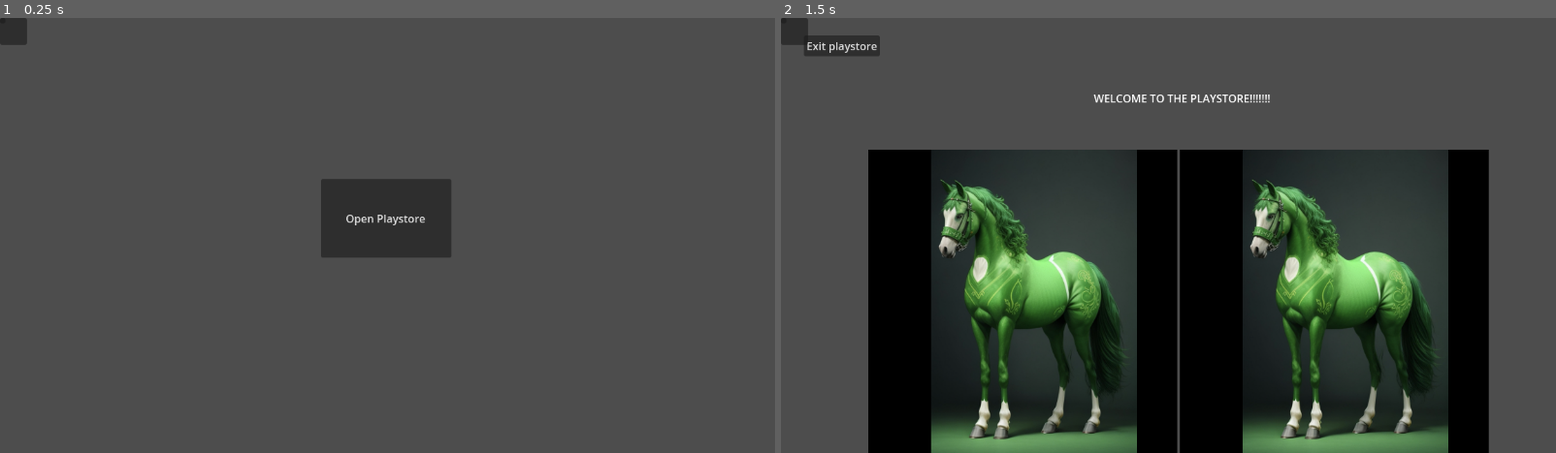
Above: before the commit, frames 1-2 (left to right).
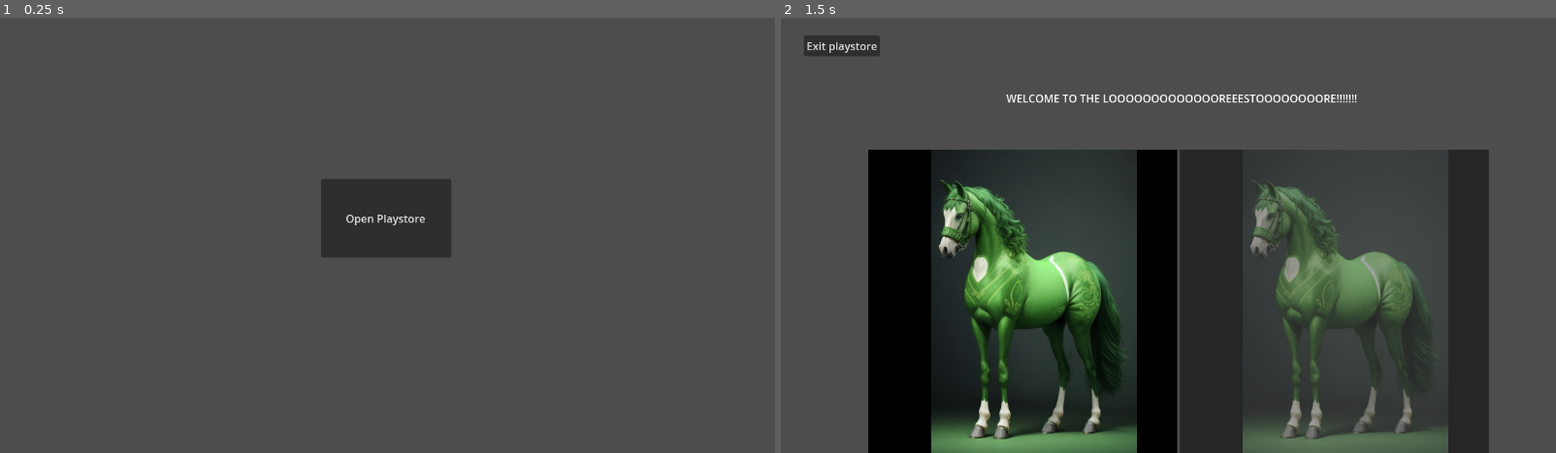
Above: after the commit, the same moments.

Repository: PavelPShalamanov/O-RYZ380X-playstore
Game: Godot game, scene res://Scenes/control.tscn
Same seed, same stepped clock (60 frames per second), same inputs: the game is played once before the commit and once after it.
Inputs (mouse positions are in pixels of both pictures, inside the frame that each line leads up to):
- Up to frame 1 (0.25 s): no input
- Up to frame 2 (1.5 s): click (781, 22) at 0.52 s; click "Open Playstore" at 1.25 s

The runs differ from the first frame. In frame 1, 0.2% of the frame differs, in the area x 0-4%, y 0-7%; in frame 2, 18%, in the area x 0-92%, y 0-100%.

Commit message:
some changes
tried to make game details when you press a button in a playstore. needs fixing(doesn't work at all :/ )

Diff:
--- a/playstore-code/Scenes/control.tscn
+++ b/playstore-code/Scenes/control.tscn
@@ -31,7 +31,7 @@
 offset_top = 73.0
 offset_right = 915.0
 offset_bottom = 167.0
-text = "WELCOME TO THE PLAYSTORE!!!!!!!"
+text = "WELCOME TO THE LOOOOOOOOOOOOOREEESTOOOOOOOORE!!!!!!!"
 horizontal_alignment = 1
 vertical_alignment = 1
 
@@ -52,38 +52,46 @@
 offset_right = 170.0
 offset_bottom = 236.0
 
-[node name="Panel" type="Panel" parent="."]
+[node name="Game_details" type="Panel" parent="."]
+visible = false
 layout_mode = 0
 offset_right = 40.0
 offset_bottom = 40.0
 script = ExtResource("2_sf5tu")
 
-[node name="Game_icon" type="Sprite2D" parent="Panel"]
+[node name="Game_icon" type="Sprite2D" parent="Game_details"]
 
-[node name="Download" type="Button" parent="Panel"]
+[node name="Back" type="Button" parent="Game_details"]
 layout_mode = 0
 offset_right = 8.0
 offset_bottom = 8.0
 
-[node name="Title" type="Label" parent="Panel"]
+[node name="Download" type="Button" parent="Game_details"]
+layout_mode = 0
+offset_right = 8.0
+offset_bottom = 8.0
+
+[node name="Title" type="Label" parent="Game_details"]
 layout_mode = 0
 offset_right = 40.0
 offset_bottom = 23.0
 
-[node name="Desc" type="Label" parent="Panel"]
+[node name="Desc" type="Label" parent="Game_details"]
 layout_mode = 0
 offset_right = 40.0
 offset_bottom = 23.0
 
-[node name="Publisher" type="Label" parent="Panel"]
+[node name="Publisher" type="Label" parent="Game_details"]
 layout_mode = 0
 offset_right = 40.0
 offset_bottom = 23.0
 
-[node name="Version" type="Label" parent="Panel"]
+[node name="Version" type="Label" parent="Game_details"]
 layout_mode = 0
 offset_right = 40.0
 offset_bottom = 23.0
 
 [connection signal="button_down" from="OpenPlayStoreButton" to="." method="_on_open_play_store_button_button_down"]
 [connection signal="button_down" from="ExitPlayStoreButton" to="." method="_on_exit_play_store_button_button_down"]
+[connection signal="pressed" from="Game_details/Back" to="Game_details" method="_on_back_pressed"]
+[connection signal="pressed" from="Game_details/Download" to="Game_details" method="_on_download_pressed"]
--- a/playstore-code/Scenes/game_button.tscn
+++ b/playstore-code/Scenes/game_button.tscn
@@ -97,7 +97,7 @@
 offset_bottom = 40.0
 script = ExtResource("1_lwt32")
 
-[node name="AnimationPlayer" type="AnimationPlayer" parent="."]
+[node name="Selection" type="AnimationPlayer" parent="."]
 libraries = {
 "": SubResource("AnimationLibrary_qdun5")
 }
--- a/playstore-code/Scenes/panel.gd
+++ b/playstore-code/Scenes/panel.gd
@@ -8,7 +8,7 @@
 @onready var download_button = $Download
 @onready var delete_button = $Delete
 @onready var play_button = $Run
-var version_num = 0
+#var version_num = 0
 @onready var executeable = ''
 var game_dir_path = ''
 var games_dir = "games"
@@ -16,64 +16,32 @@
 var _is_on_usb = false
 
 
-@onready var games_list = get_node("../Game_select")
+@onready var games_list = get_node("../VBoxContainer")
 
 
-func _on_game_selected(game_path, is_on_usb):
+func _on_game_selected(game_path):
 	game_dir_path = game_path
-	var manifest_file = FileAccess.open(game_path + "/manifest.json", FileAccess.READ)
+	var manifest_file = FileAccess.open(game_path + "/description.json", FileAccess.READ)
 	var manifest_json = JSON.parse_string(manifest_file.get_as_text())
 
-	executeable = game_path + "/exec"
-
 	icon.texture = ImageTexture.create_from_image(Image.load_from_file(game_path + "/icon.png"))
-	game_title.text = manifest_json.name
-	game_version.text = manifest_json.version_display
-	game_publisher.text = manifest_json.creators
-	version_num = manifest_json.version
-	game_description.text = manifest_json.description
+	game_title.text = manifest_json.title
+	game_version.text = manifest_json.version
+	game_publisher.text = manifest_json.publisher
+	#version_num = manifest_json.version
+	game_description.text = manifest_json.desc
 	while game_description.get_line_count() > 3:
 		game_description.text = game_description.text.substr(0, game_description.text.length()-4) + "..."
-
-	if is_on_usb:
-		download_button.text = "Download"
-		_is_on_usb = true
-		delete_button.hide()
-	else:
-		_is_on_usb = false
-		delete_button.show()
-		download_button.text = "Update"
-
 
 	games_list.hide()
 	show()
 	await get_tree().create_timer(0.2).timeout
-	$Run.grab_focus()
-
-
 
 func _on_back_pressed() -> void:
 	hide()
 	games_list.refresh()
 	games_list.show()
 
-
-func _on_run_pressed() -> void:
-	OS.execute(executeable, [])
-
-
-func _on_delete_pressed() -> void:
-	OS.execute("rm", ["-rf", game_dir_path])
+func _on_download_pressed() -> void:
+	print("Amogus")
 	_on_back_pressed()
-
-
-func _on_download_or_update_pressed() -> void:
-	var game_dir_name = ''
-	if _is_on_usb:
-		game_dir_name = game_dir_path.lstrip(mnt_dir)
-	else:
-		game_dir_name = game_dir_path.lstrip(games_dir)
-	print(game_dir_name)
-	print(["-rf", mnt_dir + game_dir_name, games_dir + game_dir_name])
-	OS.execute("cp", ["-rf", mnt_dir + game_dir_name, games_dir + game_dir_name])
-	_on_back_pressed()
--- a/playstore-code/Scripts/control.gd
+++ b/playstore-code/Scripts/control.gd
@@ -6,6 +6,9 @@
 @onready var Game_button = preload("res://scenes/game_button.tscn")
 @onready var game_buttons = $VBoxContainer
 
+@onready var game_details_page = $Game_details
+
+var selected = 1
 var game_num = 1
 
 var game_folder = "games"
@@ -44,4 +47,6 @@
 		currentHbox.add_child(node)
 		currentHBoxGames += 1 if currentHBoxGames < 1 else -1
 
-		#node.connect("game_selected", )
+		node.connect("game_selected", game_details_page._on_game_selected)
+		node.add_game_number(game_num, selected)
+		game_num += 1
--- a/playstore-code/game-overviews/da/description.json
+++ b/playstore-code/game-overviews/da/description.json
@@ -1,6 +1,7 @@
 {
-    "title":"Da",
-    "publisher":"cimo",
-    "desc":"da",
-    "URL":""
-    }
+	"title":"Da",
+	"publisher":"cimo",
+	"desc":"da",
+	"version":"1.0",
+	"URL":""
+	}
--- a/playstore-code/game-overviews/not_the_fish/description.json
+++ b/playstore-code/game-overviews/not_the_fish/description.json
@@ -2,5 +2,6 @@
 "title":"Not The Fish",
 "publisher":"M41T4P games",
 "desc":"A very cool game that tells the story of a very cool guy that does very cool stuff with his very cool weapons a …(382 unchanged characters)…
+"version":"1.0",
 "URL":""
 }
--- a/playstore-code/game-overviews/some_other_game/description.json
+++ b/playstore-code/game-overviews/some_other_game/description.json
@@ -1,6 +1,7 @@
 {
-    "title":"Some other game",
-    "publisher":"M41T4P games",
-    "desc":"Some other game that isn't as cool as that game but still is kinda cool",
-    "URL":""
-    }
+	"title":"Some other game",
+	"publisher":"M41T4P games",
+	"desc":"Some other game that isn't as cool as that game but still is kinda cool",
+	"version":"1.0",
+	"URL":""
+	}
--- a/playstore-code/game-overviews/the_game/description.json
+++ b/playstore-code/game-overviews/the_game/description.json
@@ -1,6 +1,7 @@
 {
-    "title":"The Game",
-    "publisher":"M41T4P games",
-    "desc":"You already tought about it while reading this so you already lost it",
-    "URL":""
-    }
+	"title":"The Game",
+	"publisher":"M41T4P games",
+	"desc":"You already tought about it while reading this so you already lost it",
+	"version":"1.0",
+	"URL":""
+	}
Not shown, added: playstore-code/game-overviews/da/icon.png.import
